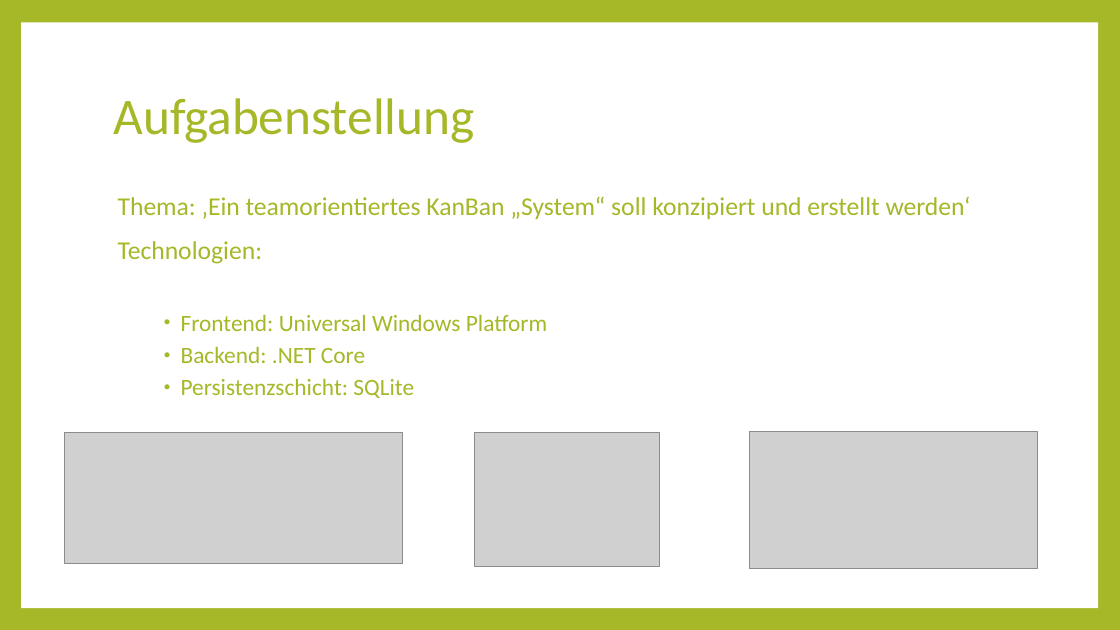
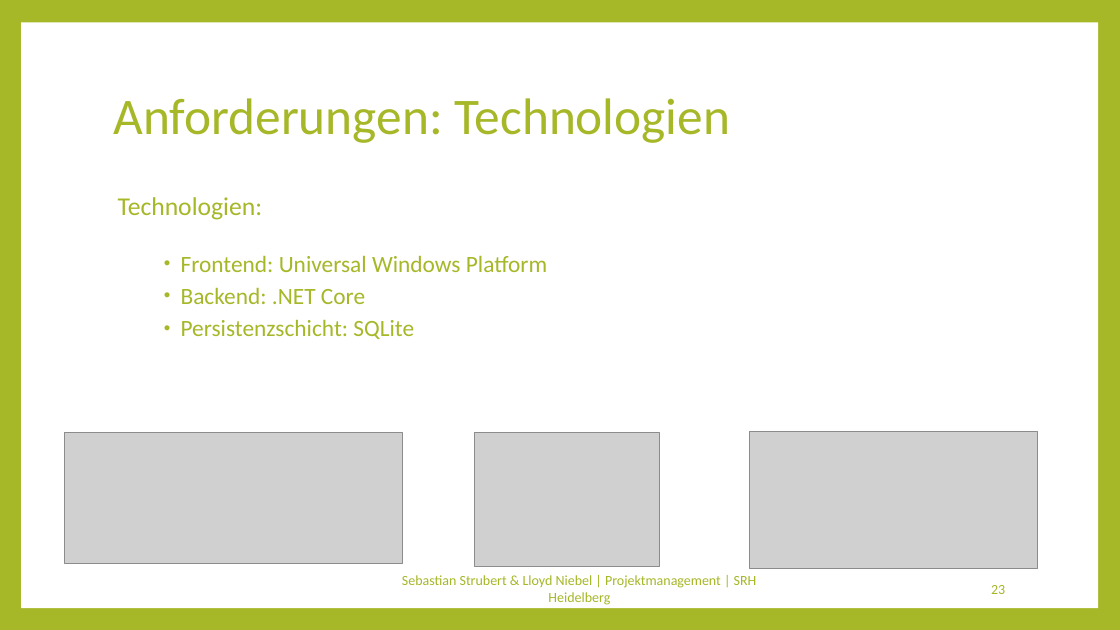
Before and after one commit to Kulu-M/KanBan-App, a slide deck: slide 23 of KanBan-App/Documents/Abschlusspräsentation/Projektmanagement.pptx (slide 19 before the commit). Drawn at 1120x630 pixels with LibreOffice and Linux fonts; fonts in the diff are those of the drawing; grey boxes stand for pictures. Boxes give left, top, right and bottom in pixels: in the first picture for what was removed or moved away, otherwise in the second. Text is boxed around its words. In the diff, an @@ line names an element or a change of style, - is before the commit and + after.

Commit message:
Presentation updated

```diff
--- a/KanBan-App/Documents/Abschlusspräsentation/Projektmanagement.pptx
+++ b/KanBan-App/Documents/Abschlusspräsentation/Projektmanagement.pptx
@@ title at <box>113,98,730,143</box>: text changed @@
-Aufgabenstellung
+Anforderungen: Technologien
@@ text at <box>118,196,971,219</box>: paragraph removed @@
-Thema: ‚Ein teamorientiertes KanBan „System“ soll konzipiert und erstellt werden‘
@@ text added at <box>402,575,757,605</box>, 12 pt, text #A6B727 @@
+Sebastian Strubert & Lloyd Niebel | Projektmanagement | SRH Heidelberg
@@ page number added at <box>991,585,1005,594</box>, 12 pt, text #A6B727 @@
+23
```
Also in this commit, not shown: 20 other slides changed, 14 slides added, 7 slides removed.
